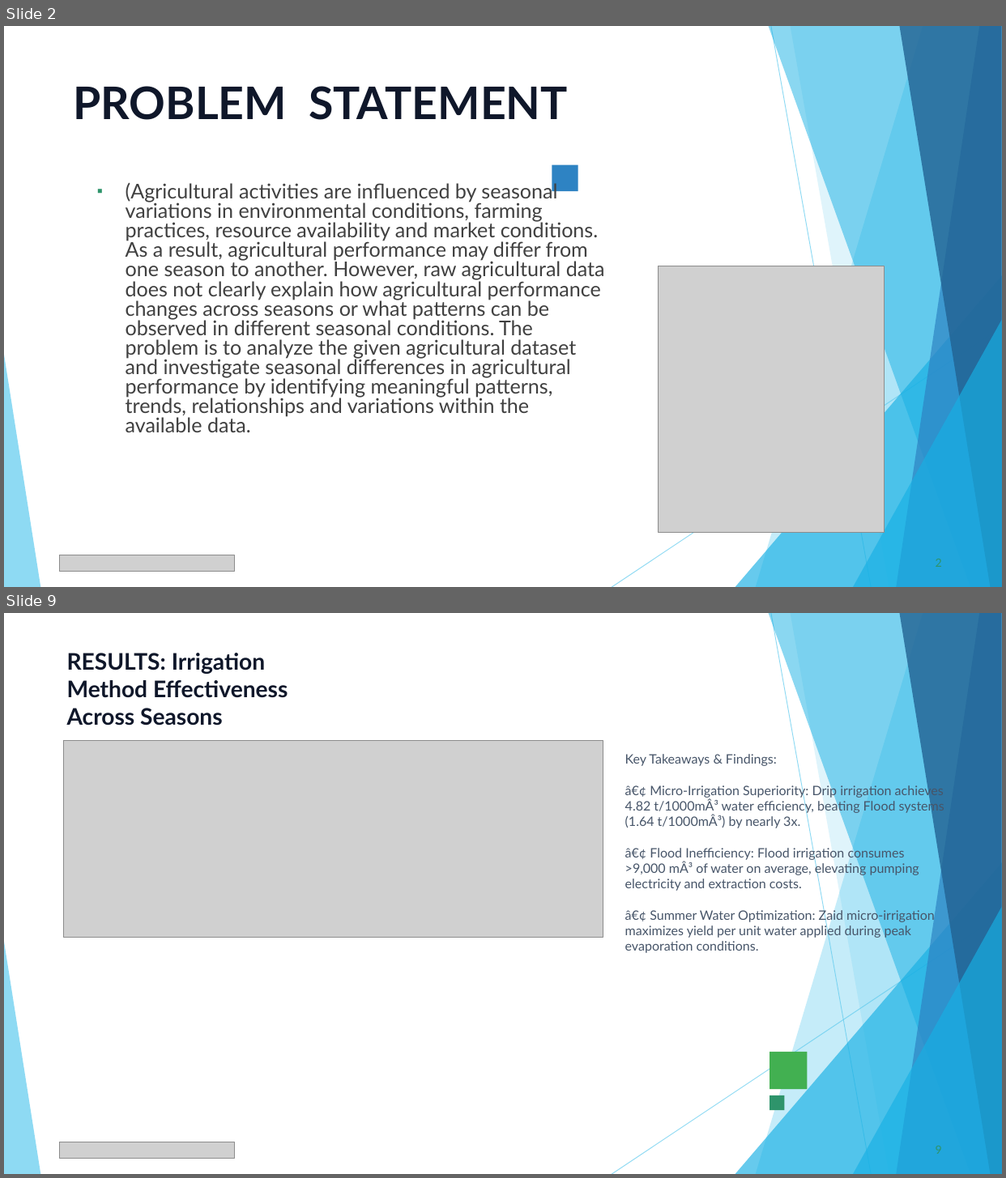
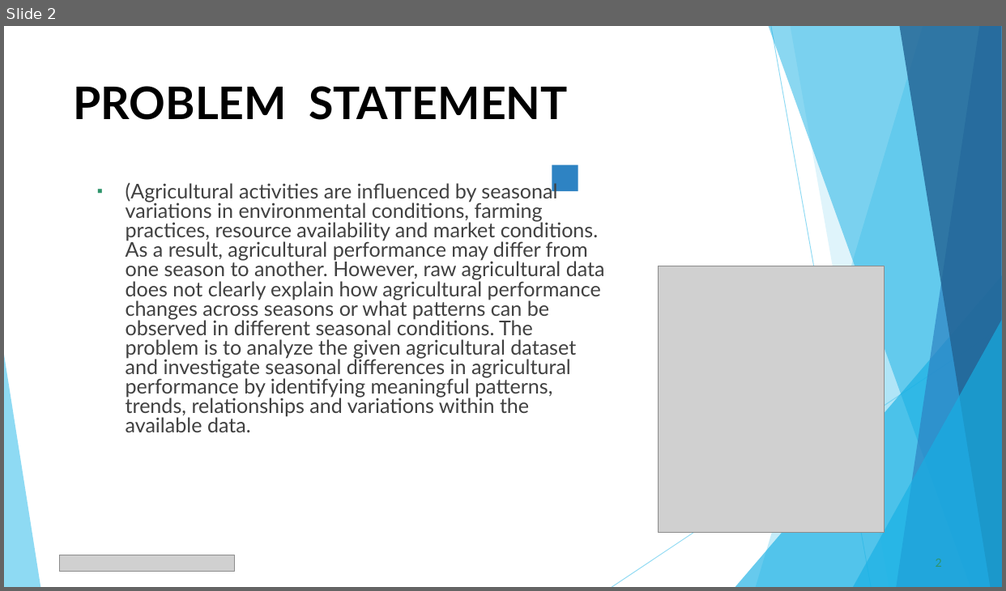
Before and after one commit to raghavparoli07-art/seasonal-agriculture-performance-analysis, a slide deck: presentation/Seasonal_Agriculture_Performance_Analysis.pptx. Shown one above the other, each under a label of ours: slides 2 and 9 before the commit, slide 2 after it; the slides between them are not shown. The pictures are 1006x1178 and 1006x591 pixels, drawn with LibreOffice and Linux fonts; fonts in the diff are those of the drawing; grey boxes stand for pictures. Boxes give left, top, right and bottom in pixels: in the first picture for what was removed or moved away, otherwise in the second. Text is boxed around its words. In the diff, an @@ line names an element or a change of style, - is before the commit and + after.

```diff
--- a/presentation/Seasonal_Agriculture_Performance_Analysis.pptx
+++ b/presentation/Seasonal_Agriculture_Performance_Analysis.pptx
@@ slide 9 removed at [4, 613, 1002, 1174], background #FFFFFF; not listed: 11 template elements that a slide beside it also shows @@
@@ title removed at [67, 653, 288, 726] @@
-RESULTS: Irrigation Method Effectiveness Across Seasons
@@ picture removed at [64, 740, 603, 938] @@
@@ text removed at [625, 754, 944, 953] @@
-Key Takeaways & Findings:
-â€¢ Micro-Irrigation Superiority: Drip irrigation achieves 4.82 t/1000mÂ³ water efficiency, beating Flood systems (1.64 t/1000mÂ³) by nearly 3x.
-â€¢ Flood Inefficiency: Flood irrigation consumes >9,000 mÂ³ of water on average, elevating pumping electricity and extraction costs.
-â€¢ Summer Water Optimization: Zaid micro-irrigation maximizes yield per unit water applied during peak evaporation conditions.
@@ rectangle removed at [769, 1053, 808, 1090] @@
@@ rectangle removed at [769, 1096, 785, 1111] @@
@@ picture removed at [59, 1143, 235, 1159] @@
@@ slide 2 changed as well @@
@@ title "PROBLEM STATEMENT" at [73, 86, 568, 120]: text colour #0F172A to #000000 @@
```
Also in this commit, not shown: 10 other slides changed, 3 slides added, 2 other slides removed.
